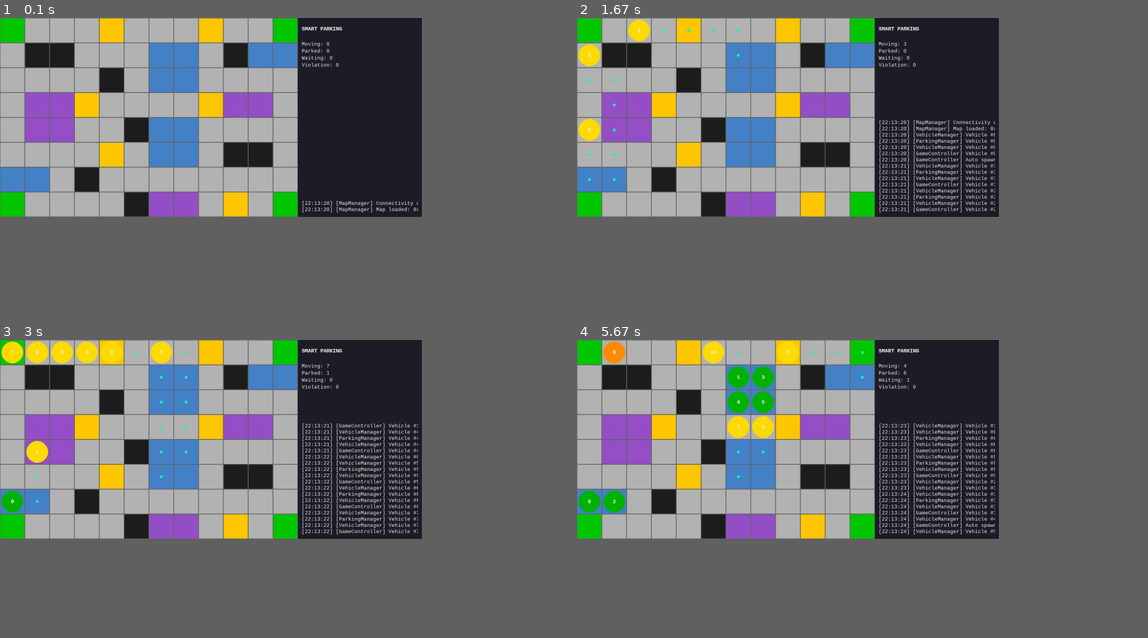
Above: before the commit, frames 1-4 (two rows, left to right).
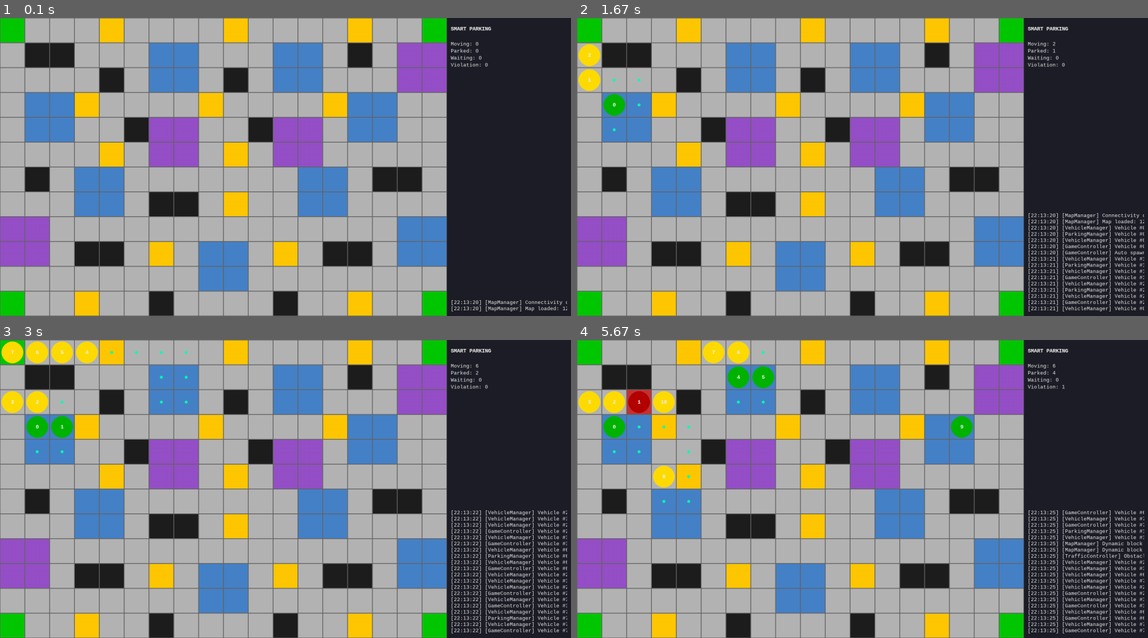
Above: after the commit, the same moments.

Repository: ndihehe/smart_parking_pygame
Game: pygame game, started from main.py
Two runs of this game, one before a commit and one after it. Both use one fixed random seed, a clock stepped at 60 frames per second and the inputs below.
Inputs (mouse positions are in pixels of both pictures, inside the frame that each line leads up to):
- Up to frame 1 (0.1 s): no input
- Up to frame 2 (1.67 s): tap C at 0.33, 1, 1.4 s; tap A at 0.67 s
- Up to frame 3 (3 s): tap C at 1.7, 1.9, 2.23, 2.53, 2.73 s
- Up to frame 4 (5.67 s): tap C at 3.03, 3.3, 4.05 s; click (645, 423) at 3.62 s; hold Left 3.9-4.3 s; hold Up 4.33-4.7 s; tap A at 4.48 s; tap Enter at 5.4 s
In our replay, the window is 665x313 before the commit and 900x469 after it. These sizes can differ from the game's own. Grey fills any space a smaller window leaves; there, only what the larger window draws over its background counts as a difference.

The runs differ from the first frame. In frame 1, 53% of the frame differs, in the area x 0-100%, y 0-100%; in frame 2, 59%; in frame 3, 59%; in frame 4, 61%.

Commit message:
Prevent vehicle overlap and expand map

Diff:
--- a/config.py
+++ b/config.py
@@ -1,7 +1,7 @@
 # --- Map ---
 CELL_SIZE = 64          # pixel size of each grid cell
-MAP_ROWS = 8
-MAP_COLS = 12
+MAP_ROWS = 12
+MAP_COLS = 18
 
 # --- Simulation ---
 FPS = 30
--- a/core/game_controller.py
+++ b/core/game_controller.py
@@ -50,7 +50,25 @@
             Logger.log("[GameController] No gate available")
             return None
 
+        occupied_positions = {
+            vehicle.position
+            for vehicle in self.vehicle_manager.get_all_vehicles()
+        }
         gate_position = gate_cells[gate_index]
+        if gate_position in occupied_positions:
+            available_gate = next(
+                (
+                    gate_cell
+                    for gate_cell in gate_cells
+                    if gate_cell not in occupied_positions
+                ),
+                None,
+            )
+            if available_gate is None:
+                Logger.log("[GameController] No gate available")
+                return None
+            gate_position = available_gate
+
         vehicle = self.vehicle_manager.spawn_vehicle(vehicle_type, gate_position)
         self._assign_and_path(vehicle)
         return vehicle
@@ -95,7 +113,22 @@
             vehicle.position[0] + direction[0],
             vehicle.position[1] + direction[1],
         )
-        if self.map_manager.is_passable(new_position):
+        occupied_positions = {
+            other_vehicle.position
+            for other_vehicle in self.vehicle_manager.get_all_vehicles()
+            if other_vehicle.id != vehicle.id
+        }
+        slot = self.map_manager.get_state().parking_slots.get(new_position)
+        slot_available = (
+            slot is None
+            or not slot.is_occupied
+            or slot.occupied_by == vehicle.id
+        )
+        if (
+            self.map_manager.is_passable(new_position)
+            and new_position not in occupied_positions
+            and slot_available
+        ):
             vehicle.position = new_position
         else:
             Logger.log(
--- a/core/vehicle_manager.py
+++ b/core/vehicle_manager.py
@@ -59,16 +59,29 @@
 
         if self._move_timer >= VEHICLE_MOVE_INTERVAL:
             self._move_timer = 0.0
+            occupied_positions = {
+                vehicle.position
+                for vehicle in self.vehicles.values()
+            }
             for vehicle in self.vehicles.values():
                 if vehicle.status == VehicleStatus.MOVING and len(vehicle.path) > 0:
                     next_cell = vehicle.path[0]
+                    occupied_positions.discard(vehicle.position)
+                    slot = map_state.parking_slots.get(next_cell)
                     passable = (
                         next_cell not in map_state.dynamic_blocks
                         and next_cell not in map_state.static_obstacles
+                        and next_cell not in occupied_positions
+                        and (
+                            slot is None
+                            or not slot.is_occupied
+                            or slot.occupied_by == vehicle.id
+                        )
                     )
 
                     if passable:
                         vehicle.position = next_cell
+                        occupied_positions.add(vehicle.position)
                         vehicle.path.pop(0)
                         if not vehicle.path:
                             vehicle.status = VehicleStatus.PARKED
@@ -82,6 +95,7 @@
                             f"[VehicleManager] Vehicle #{vehicle.id} blocked at "
                             f"{next_cell}, set to REROUTING"
                         )
+                    occupied_positions.add(vehicle.position)
 
         for vehicle in self.vehicles.values():
             if vehicle.status in (VehicleStatus.WAITING, VehicleStatus.REROUTING):
--- a/data/maps/default_map.txt
+++ b/data/maps/default_map.txt
@@ -1,8 +1,12 @@
-G R R R I R R R I R R G
-R X X R R R C C R X C C
-R R R R X R C C R R R R
-R M M I R R R R I M M R
-R M M R R X C C R R R R
-R R R R I R C C R X X R
-C C R X R R R R R R R R
-G R R R R X M M R I R G
+G R R R I R R R R I R R R R I R R G
+R X X R R R C C R R R C C R X R M M
+R R R R X R C C R X R C C R R R M M
+R C C I R R R R I R R R R I C C R R
+R C C R R X M M R R X M M R C C R R
+R R R R I R M M R I R M M R R R R R
+R X R C C R R R R R R R C C R X X R
+R R R C C R X X R I R R C C R R R R
+M M R R R R R R R R R R R R R R C C
+M M R X X R I R C C R I R X X R C C
+R R R R R R R R C C R R R R R R R R
+G R R I R R X R R R R X R R I R R G
Not shown, changed: README.md
Not shown, changed: history.md
